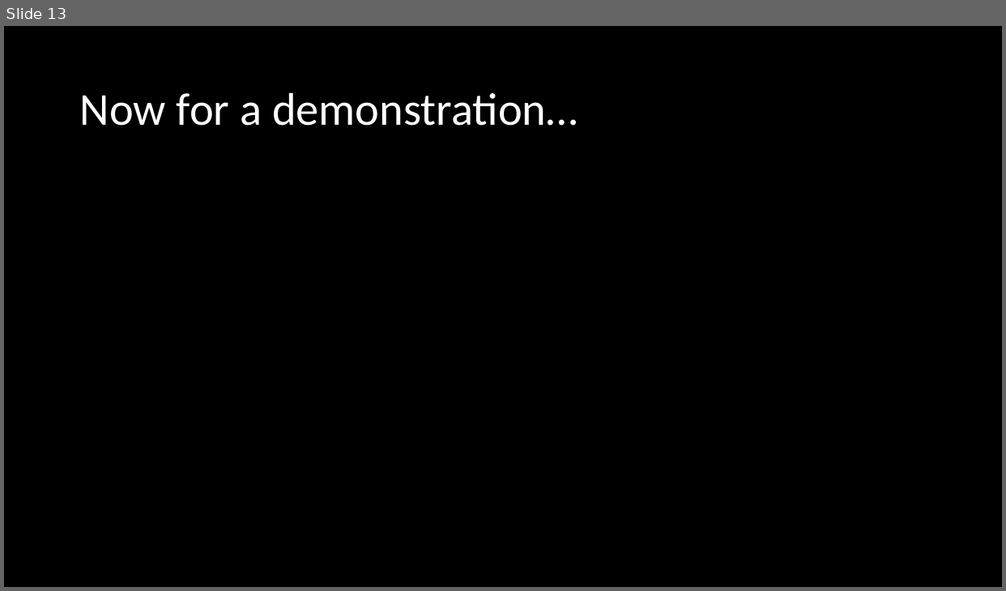
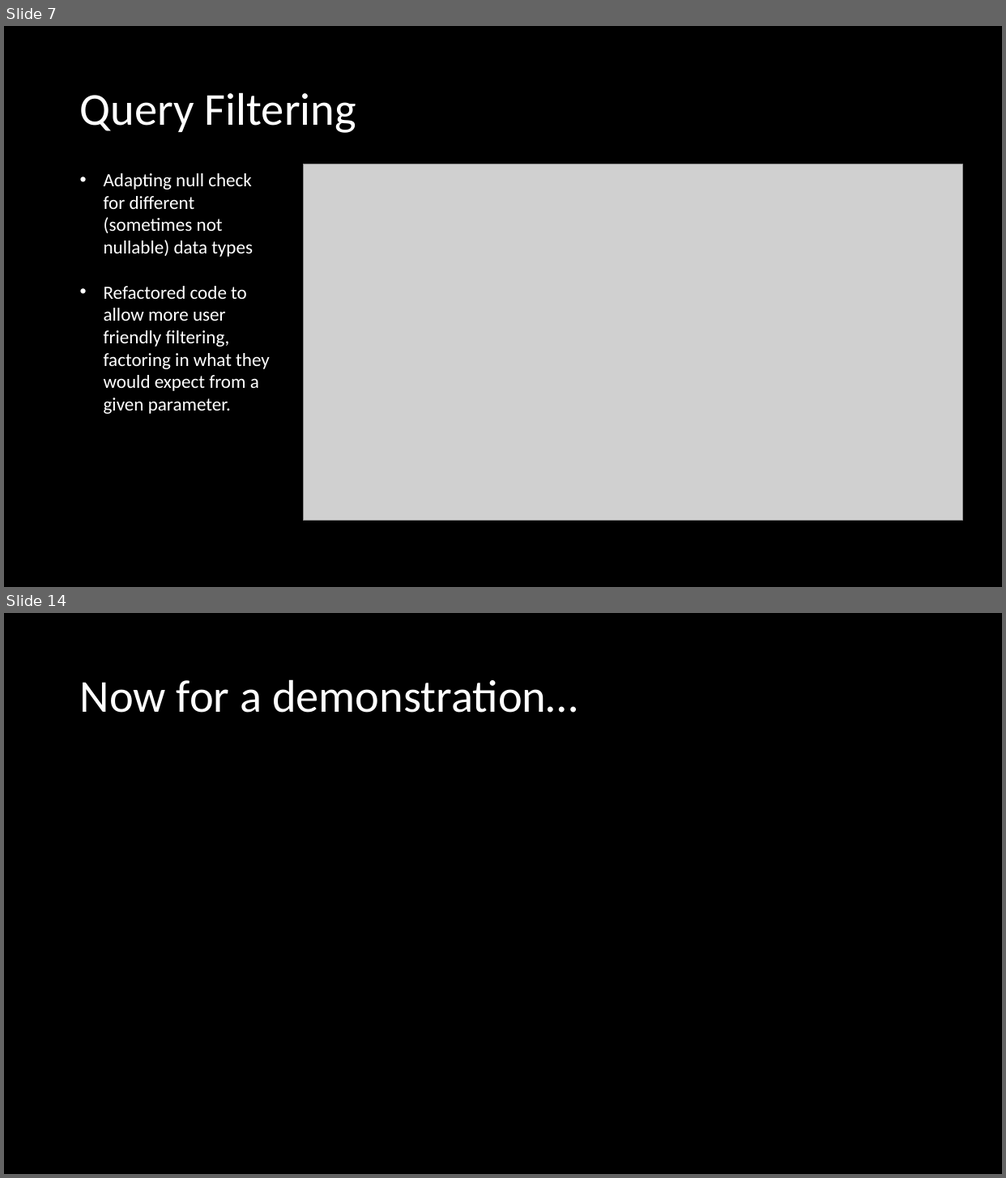
Before and after one commit to Luke4Parker/ReservationSystem, a slide deck: ReservationSystem/ReservationSystem/Reservation System.pptx. Shown one above the other, each under a label of ours: slide 13 before the commit, slides 7 and 14 after it; the slides between them are not shown. The pictures are 1006x591 and 1006x1178 pixels, drawn with LibreOffice and Linux fonts; fonts in the diff are those of the drawing; grey boxes stand for pictures; background and template pictures are left out. Boxes give left, top, right and bottom in pixels: in the first picture for what was removed or moved away, otherwise in the second. Text is boxed around its words. In the diff, an @@ line names an element or a change of style, - is before the commit and + after.

```diff
--- a/ReservationSystem/ReservationSystem/Reservation System.pptx
+++ b/ReservationSystem/ReservationSystem/Reservation System.pptx
@@ slide 7 added at bbox=[4, 26, 1002, 587], background picture (left out) @@
@@ title added at bbox=[80, 92, 356, 133], 44 pt, text #FFFFFF @@
+Query Filtering
@@ picture added at bbox=[303, 165, 962, 521] @@
@@ text added at bbox=[104, 173, 270, 414], 18 pt, text #FFFFFF @@
+• Adapting null check for different (sometimes not nullable) data types
+• Refactored code to allow more user friendly filtering, factoring in what they would expect from a given parameter.
@@ what was slide 13 is now slide 14 @@
```
Also in this commit, not shown: 12 slides changed, 1 other slide added, 1 slide removed, 4 other files.
